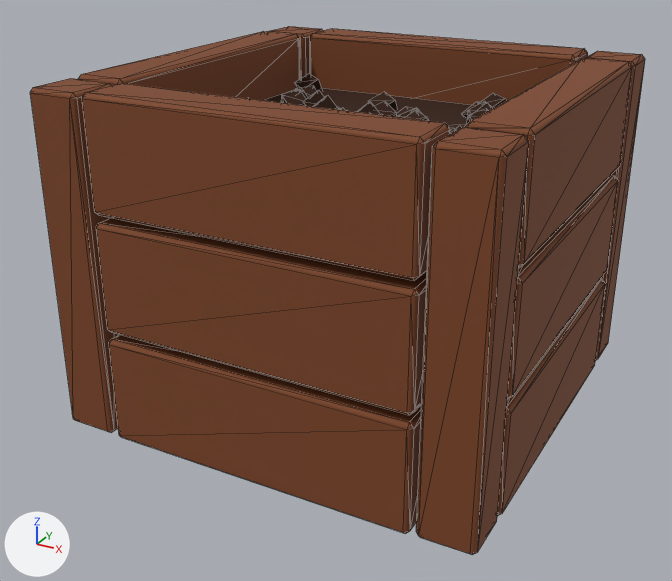
An edit to the glTF model apps/garden/public/assets/models/Composter.glb, drawn before and after from the same camera.
Both versions are drawn from a 50 mm camera at (0.753, -1.47, 0.911) aimed at (-0.023, -0.06, 0.206). The axes (+X, +Y, +Z) are drawn at lower left. The lights are the same throughout. The picture after the commit comes second. Mesh edges are drawn as thin lines. Vertices at exactly the same position are counted once.

Names of what the first picture shows: 'Composter'.
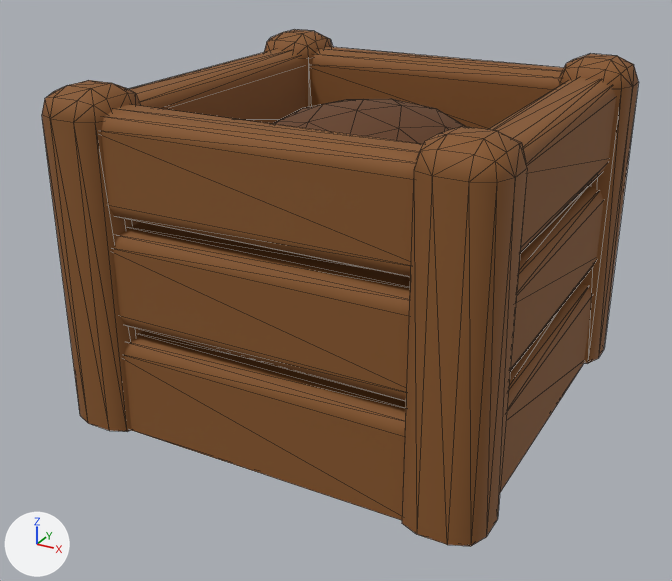
Location of each change, [x1, y1, x2, y2] in pixels of the pictures (672 x 581 px):
'Composter', reshaped: before [30, 26, 645, 555]; after [42, 29, 639, 546]
part 1 of me_composter, rebuilt: before [507, 175, 618, 400]; after [510, 186, 604, 372]
part 2 of me_composter, rebuilt: before [464, 58, 632, 268]; after [488, 78, 616, 253]
part 3 of me_composter, rebuilt: before [310, 29, 588, 105]; after [311, 47, 564, 129]
part 4 of me_composter, rebuilt: before [109, 335, 421, 533]; after [124, 331, 406, 520]
part 5 of me_composter, rebuilt: before [96, 218, 427, 415]; after [113, 222, 410, 401]
part 6 of me_composter, rebuilt: before [82, 83, 450, 281]; after [101, 104, 423, 277]
part 7 of me_composter, rebuilt: before [78, 31, 300, 100]; after [129, 49, 306, 124]
part 8 of me_composter, rebuilt (13% wider): before [30, 78, 119, 433]; after [42, 80, 143, 432]
part 9 of me_composter, rebuilt: before [269, 26, 323, 79]; after [264, 29, 333, 108]
part 10 of me_composter, rebuilt (11% wider): before [416, 127, 529, 555]; after [402, 126, 527, 546]
part 11 of me_composter, rebuilt: before [586, 51, 645, 361]; after [559, 54, 639, 364]
part 12 of me_composter, rebuilt: before [497, 279, 605, 516]; after [500, 283, 592, 492]
part 13 of me_composter, rebuilt: before [263, 88, 472, 129]; after [273, 99, 466, 144]
part 14 of me_composter, deleted (brown): before [246, 73, 506, 134]

What the commit changed:
me_composter is used by ob_composter; location (0.0, 0.0, 0.0).
me_composter had 872 vertices, 1436 faces and spanned x -0.4..0.4, y -0.4..0.4, z -0.012..0.613.
me_composter now has 930 vertices, 1792 faces and spans x -0.4..0.4, y -0.4..0.4, z 0.0..0.61.
me_composter part 1: the loose piece of 24 vertices spanning x 0.3..0.4, y -0.29..0.29, z 0.2..0.4 is rebuilt with 56 vertices and now spans x 0.28..0.38, y -0.33..0.33, z 0.199..0.381.
me_composter part 2: the loose piece of 24 vertices spanning x 0.3..0.4, y -0.29..0.29, z 0.412..0.613 is rebuilt with 56 vertices and now spans x 0.28..0.38, y -0.33..0.33, z 0.397..0.58.
me_composter part 3: the loose piece of 24 vertices spanning x -0.29..0.29, y 0.3..0.4, z 0.412..0.613 is rebuilt with 56 vertices and now spans x -0.33..0.33, y 0.28..0.38, z 0.397..0.58.
me_composter part 4: the loose piece of 24 vertices spanning x -0.29..0.29, y -0.4..-0.3, z -0.012..0.188 is rebuilt with 40 vertices and now spans x -0.33..0.33, y -0.38..-0.28, z 0.0..0.183.
me_composter part 5: the loose piece of 24 vertices spanning x -0.29..0.29, y -0.4..-0.3, z 0.2..0.4 is rebuilt with 56 vertices and now spans x -0.33..0.33, y -0.38..-0.28, z 0.199..0.381.
me_composter part 6: the loose piece of 24 vertices spanning x -0.29..0.29, y -0.4..-0.3, z 0.412..0.613 is rebuilt with 56 vertices and now spans x -0.33..0.33, y -0.38..-0.28, z 0.397..0.58.
me_composter part 7: the loose piece of 24 vertices spanning x -0.4..-0.3, y -0.29..0.29, z 0.412..0.613 is rebuilt with 56 vertices and now spans x -0.38..-0.28, y -0.33..0.33, z 0.397..0.58.
me_composter part 8: the loose piece of 24 vertices spanning x -0.4..-0.3, y -0.4..-0.3, z -0.01..0.61 is rebuilt with 40 vertices and now spans x -0.4..-0.26, y -0.4..-0.26, z 0.0..0.61.
me_composter part 9: the loose piece of 24 vertices spanning x -0.4..-0.3, y 0.3..0.4, z -0.01..0.61 is rebuilt with 40 vertices and now spans x -0.4..-0.26, y 0.26..0.4, z 0.0..0.61.
me_composter part 10: the loose piece of 24 vertices spanning x 0.3..0.4, y -0.4..-0.3, z -0.01..0.61 is rebuilt with 40 vertices and now spans x 0.26..0.4, y -0.4..-0.26, z 0.0..0.61.
me_composter part 11: the loose piece of 24 vertices spanning x 0.3..0.4, y 0.3..0.4, z -0.01..0.61 is rebuilt with 40 vertices and now spans x 0.26..0.4, y 0.26..0.4, z 0.0..0.61.
me_composter part 12: the loose piece of 24 vertices spanning x 0.3..0.4, y -0.29..0.29, z -0.012..0.188 is rebuilt with 40 vertices and now spans x 0.28..0.38, y -0.33..0.33, z 0.0..0.183.
me_composter part 13: the loose piece of 8 vertices spanning x -0.3..0.3, y -0.3..0.3, z 0.0..0.5 is rebuilt with 162 vertices and now spans x -0.318..0.318, y -0.321..0.314, z 0.039..0.558.
me_composter part 14: 60 loose pieces with 480 vertices, spanning x -0.328..0.329, y -0.334..0.315, z 0.466..0.534, are deleted.
Other edits to the shape of me_composter do not show in these pictures.
